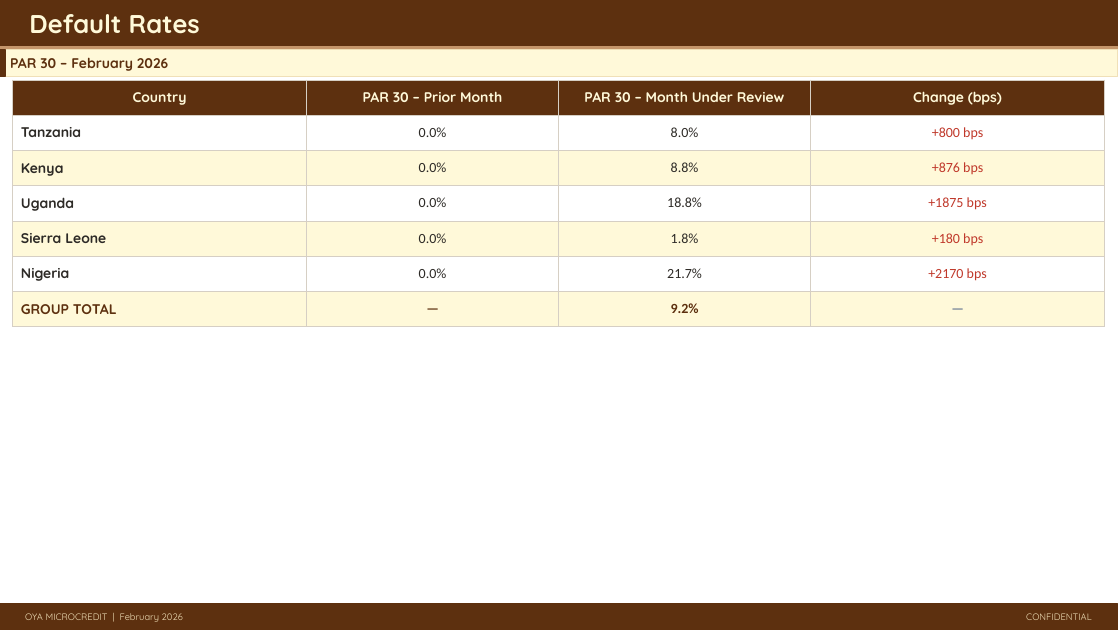
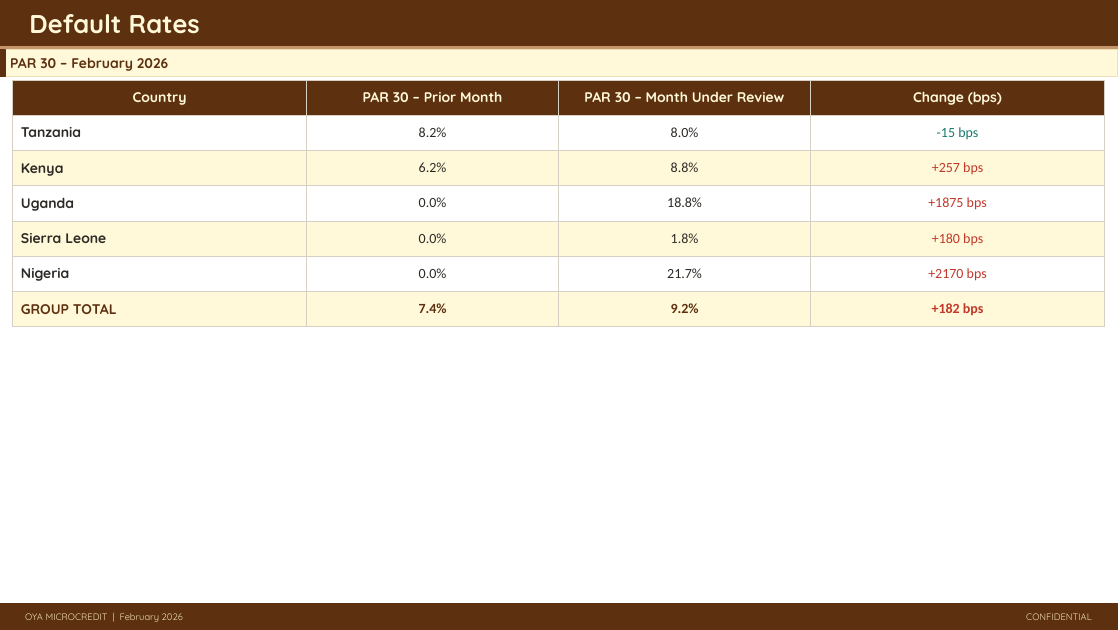
Before and after one commit to ikyei/oya-monthly, a slide deck: slide 8 of reports/2026-02.pptx. Drawn at 1120x630 pixels with LibreOffice and Linux fonts; fonts in the diff are those of the drawing. Boxes give left, top, right and bottom in pixels: in the first picture for what was removed or moved away, otherwise in the second. Text is boxed around its words. In the diff, an @@ line names an element or a change of style, - is before the commit and + after.

```diff
--- a/reports/2026-02.pptx
+++ b/reports/2026-02.pptx
@@ table at [13,80,1105,319] @@
-row 2, column 2: 0.0%
+row 2, column 2: 8.2%
-row 2, column 4: +800 bps
+row 2, column 4: -15 bps
-row 3, column 2: 0.0%
+row 3, column 2: 6.2%
-row 3, column 4: +876 bps
+row 3, column 4: +257 bps
-row 7, column 2: —
+row 7, column 2: 7.4%
-row 7, column 4: —
+row 7, column 4: +182 bps
```
Also in this commit, not shown: 6 other slides changed, 3 other files.
